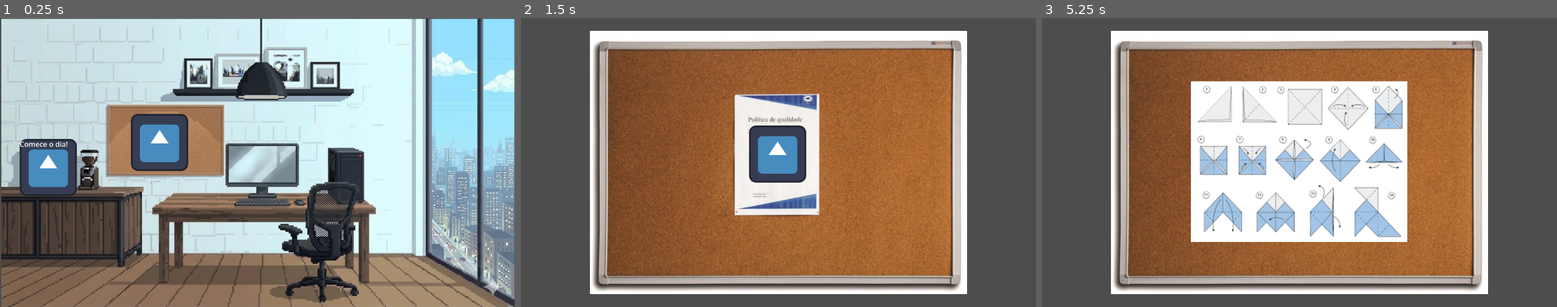
Above: before the commit, frames 1-3 (left to right).
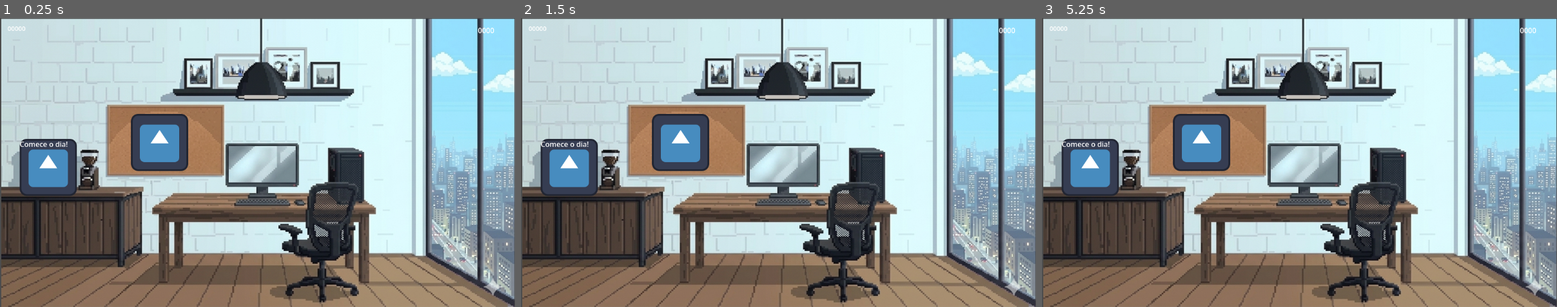
Above: after the commit, the same moments.

Repository: LucasSaab/Netetive
Game: Godot game, scene res://Scenes/Escritorio.tscn
The game is run twice, just before and just after one commit, with the same random seed, the same clock (stepped at 60 frames per second) and the same inputs. The engine's default icon, where the game draws it, is replaced by a stand-in: a white triangle on a blue panel in a dark square.
Inputs (mouse positions are in pixels of both pictures, inside the frame that each line leads up to):
- Up to frame 1 (0.25 s): no input
- Up to frame 2 (1.5 s): click (680, 142) at 0.5 s; click (567, 168) at 1.25 s, where only the run after the commit has a clickable "Comece o dia!"
- Up to frame 3 (5.25 s): click (1201, 142) at 2.02 s; click (1088, 168) at 2.75 s, where only the run after the commit has a clickable "Comece o dia!"; click (1201, 142) at 3.52 s; click (1088, 168) at 4.25 s, where only the run after the commit has a clickable "Comece o dia!"; click (1299, 153) at 5.02 s

The runs differ from the first frame. In frame 1, less than 0.1% of the frame differs, in the area x 1-96%, y 2-6%; in frame 2, 96%, in the area x 0-100%, y 0-100%; in frame 3, 96%.

Commit message:
AJustado contador de dinheiro para ficar com casa decimais e tipo da moeda

Diff:
--- a/Scenes/Escritorio.tscn
+++ b/Scenes/Escritorio.tscn
@@ -4,6 +4,7 @@
 [ext_resource type="Texture2D" uid="uid://uhviytogc2lr" path="res://icon.svg" id="2_rsnx6"]
 [ext_resource type="Script" uid="uid://ce3ay4sspmeii" path="res://Scripts/Escritorio/texture_button-Quadro.gd" id="3_qucxe"]
 [ext_resource type="Script" uid="uid://dv78l2ckhn3v" path="res://Scripts/Escritorio/Iniciar.gd" id="4_rsnx6"]
+[ext_resource type="PackedScene" uid="uid://35642qeg3q5m" path="res://Scenes/Scores.tscn" id="5_rsnx6"]
 
 [node name="Node2D" type="Node2D" unique_id=772582035]
 
@@ -51,5 +52,8 @@
 offset_bottom = 23.0
 text = "Comece o dia!"
 
+[node name="Node2D" parent="." unique_id=311059794 instance=ExtResource("5_rsnx6")]
+position = Vector2(324, 278)
+
 [connection signal="pressed" from="Quadro_avisos" to="Quadro_avisos" method="_on_pressed"]
 [connection signal="pressed" from="Cafeteira" to="Cafeteira" method="_on_pressed"]
--- a/Scenes/Scores.tscn
+++ b/Scenes/Scores.tscn
@@ -45,7 +45,7 @@
 theme_override_constants/shadow_offset_x = 1
 theme_override_constants/outline_size = 0
 theme_override_font_sizes/font_size = 14
-text = "00000,00"
+text = "00000"
 
 [node name="container_fama" type="HBoxContainer" parent="HUD/control/container" unique_id=1907827552]
 custom_minimum_size = Vector2(0, 40)
--- a/Scripts/hud_manager.gd
+++ b/Scripts/hud_manager.gd
@@ -7,4 +7,5 @@
 
 func _ready():
 	contador_fama.text = str(Global.fame)
-	contador_dinheiro.text = str(Global.money)
+	# Mostra 2 casas decimais (ex: R$ 100.00)
+	contador_dinheiro.text = "R$ " + String.num(Global.money, 2)
